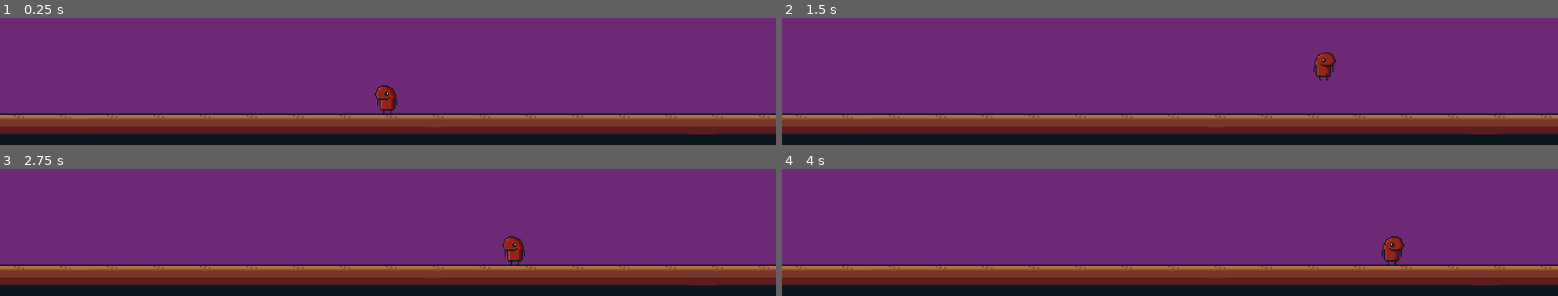
Above: before the commit, frames 1-4 (two rows, left to right).
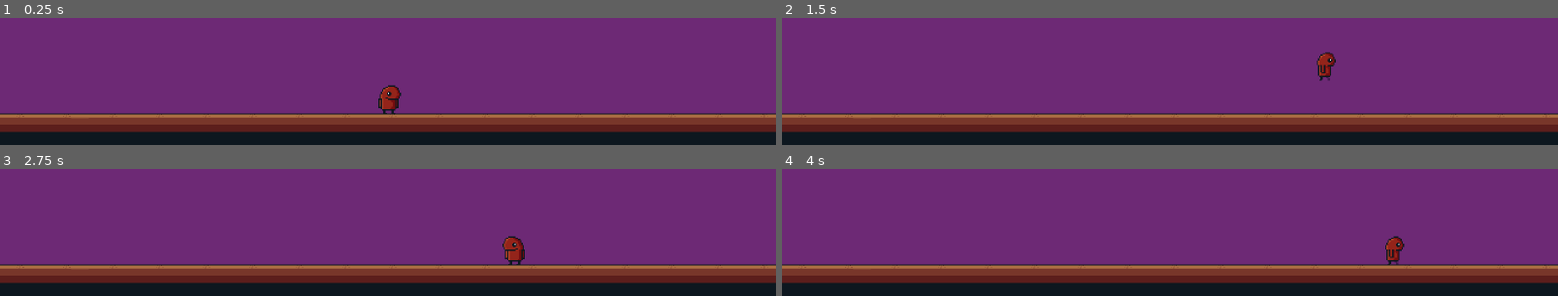
Above: after the commit, the same moments.

Repository: KilpikonnanKerma/ctc
Game: Godot game, scene res://scenes/scene_1.tscn
The game is run twice, just before and just after one commit, with the same random seed, the same clock (stepped at 60 frames per second) and the same inputs.
Inputs:
- Up to frame 1 (0.25 s): no input
- Up to frame 2 (1.5 s): tap Enter at 0.5 s; hold Shift (run) 0.53-1.28 s; hold D (mv_right) from 0.53 s (still down); tap Space (jump) at 0.77 s; tap Shift (run) at 1.35 s
- Up to frame 3 (2.75 s): tap Space (jump) at 1.52 s; release D (mv_right) at 2.03 s; hold A (mv_left) from 2.03 s (still down); hold Shift (run) from 2.03 s (still down)
- Up to frame 4 (4 s): release A (mv_left) at 2.78 s; release Shift (run) at 2.78 s; hold D (mv_right) from 2.78 s (still down); tap Shift (run) at 2.85 s; tap Space (jump) at 3.02, 3.77 s; hold Shift (run) from 3.53 s (still down)

The runs differ from the first frame. In frame 1, 5.8% of the frame differs, in the area x 0-100%, y 52-92%; in frame 2, 5.7%; in frame 3, 5.5%; in frame 4, 5.7%.

Commit message:
animations

Diff:
--- a/scenes/scene_1.tscn
+++ b/scenes/scene_1.tscn
@@ -1,10 +1,19 @@
-[gd_scene load_steps=9 format=3 uid="uid://b56dj5ds4rp8e"]
+[gd_scene load_steps=18 format=3 uid="uid://b56dj5ds4rp8e"]
 
 [ext_resource type="Script" path="res://scripts/player.gd" id="1_3hcg4"]
-[ext_resource type="Texture2D" uid="uid://goygooi12ch" path="res://sprites/player_idle_0.png" id="2_khy4q"]
-[ext_resource type="Texture2D" uid="uid://c23aqcqw8q28r" path="res://sprites/player_idle_0_right.png" id="3_bn1vj"]
+[ext_resource type="Texture2D" uid="uid://dgiwwopxgv7qw" path="res://sprites/player_idle_0_ver2.png" id="2_nl3ny"]
+[ext_resource type="Texture2D" uid="uid://br76cresuyot5" path="res://sprites/player_idle_1_ver2.png" id="3_u8p7q"]
 [ext_resource type="Texture2D" uid="uid://dstjvfa1phlf" path="res://sprites/maps/wall_01.png" id="4_84vrp"]
+[ext_resource type="Texture2D" uid="uid://c374smsv6tout" path="res://sprites/maps/floor_01_nobrdr.png" id="4_rxghq"]
+[ext_resource type="Texture2D" uid="uid://bjnt4lrca4puf" path="res://sprites/player_idle_2_ver2.png" id="4_s505m"]
 [ext_resource type="Texture2D" uid="uid://dirjy71u0jxra" path="res://sprites/maps/floor_01_nobrdr32x16.png" id="5_7pkgf"]
+[ext_resource type="Texture2D" uid="uid://blfon71mhks2m" path="res://sprites/player_idle_3_ver2.png" id="5_shntj"]
+[ext_resource type="Texture2D" uid="uid://46jbe0t57c4o" path="res://sprites/player_idle_0_right_ver2.png" id="6_h1xd8"]
+[ext_resource type="Texture2D" uid="uid://bqis2ktqbridh" path="res://sprites/player_walk_right_1c.png" id="7_sk0mn"]
+[ext_resource type="Texture2D" uid="uid://qnra4jiu2hr4" path="res://sprites/player_walk_right_2c.png" id="8_wrhv3"]
+[ext_resource type="Texture2D" uid="uid://cpip1cy4clqv8" path="res://sprites/player_walk_right_3c.png" id="9_coyeu"]
+[ext_resource type="Texture2D" uid="uid://bao8lgrqq0htw" path="res://sprites/player_walk_right_4c.png" id="10_euvqs"]
+[ext_resource type="Texture2D" uid="uid://dvme2tnlny2yw" path="res://sprites/player_walk_right_5c.png" id="11_1prv5"]
 
 [sub_resource type="RectangleShape2D" id="RectangleShape2D_v1d72"]
 size = Vector2(36, 40)
@@ -13,7 +22,22 @@
 animations = [{
 "frames": [{
 "duration": 1.0,
-"texture": ExtResource("2_khy4q")
+"texture": ExtResource("2_nl3ny")
+}, {
+"duration": 1.0,
+"texture": ExtResource("3_u8p7q")
+}, {
+"duration": 1.0,
+"texture": ExtResource("4_s505m")
+}, {
+"duration": 1.0,
+"texture": ExtResource("5_shntj")
+}, {
+"duration": 1.0,
+"texture": ExtResource("4_s505m")
+}, {
+"duration": 1.0,
+"texture": ExtResource("3_u8p7q")
 }],
 "loop": true,
 "name": &"idle",
@@ -21,19 +45,31 @@
 }, {
 "frames": [{
 "duration": 1.0,
-"texture": ExtResource("2_khy4q")
+"texture": ExtResource("6_h1xd8")
 }],
 "loop": true,
-"name": &"run_l",
+"name": &"walk_l",
 "speed": 5.0
 }, {
 "frames": [{
 "duration": 1.0,
-"texture": ExtResource("3_bn1vj")
+"texture": ExtResource("7_sk0mn")
+}, {
+"duration": 1.0,
+"texture": ExtResource("8_wrhv3")
+}, {
+"duration": 1.0,
+"texture": ExtResource("9_coyeu")
+}, {
+"duration": 1.0,
+"texture": ExtResource("10_euvqs")
+}, {
+"duration": 1.0,
+"texture": ExtResource("11_1prv5")
 }],
 "loop": true,
-"name": &"run_r",
-"speed": 5.0
+"name": &"walk_r",
+"speed": 4.0
 }]
 
 [sub_resource type="RectangleShape2D" id="RectangleShape2D_fjyij"]
@@ -54,7 +90,7 @@
 texture_filter = 1
 scale = Vector2(1.625, 1.625)
 sprite_frames = SubResource("SpriteFrames_hunum")
-animation = &"run_r"
+animation = &"walk_r"
 
 [node name="ml_01" type="StaticBody2D" parent="."]
 position = Vector2(-28, 415)
@@ -71,7 +107,8 @@
 
 [node name="Floor" type="Node2D" parent="ml_01"]
 
-[node name="Sprite2D2" type="Polygon2D" parent="ml_01/Floor"]
+[node name="Ground16x32" type="Polygon2D" parent="ml_01/Floor"]
+visible = false
 texture_filter = 1
 texture_repeat = 2
 position = Vector2(0, -5)
@@ -80,6 +117,18 @@
 texture_offset = Vector2(0, 8)
 texture_scale = Vector2(20, 1)
 polygon = PackedVector2Array(-16, 8, -16, -8, 16, -8, 16, 8, 16, 8)
+uv = PackedVector2Array(0, 16, 0, 0, 32, 0, 32, 16)
+polygons = [PackedInt32Array(0, 1, 2, 3)]
+
+[node name="Ground32x64" type="Polygon2D" parent="ml_01/Floor"]
+texture_filter = 1
+texture_repeat = 2
+position = Vector2(0, -5)
+scale = Vector2(40, 2)
+texture = ExtResource("4_rxghq")
+texture_offset = Vector2(0, 8)
+texture_scale = Vector2(40, 2)
+polygon = PackedVector2Array(-16, 8, -16, -8, 16, -8, 16, 8, 16, 8, 0.0489311, 8)
 uv = PackedVector2Array(0, 16, 0, 0, 32, 0, 32, 16)
 polygons = [PackedInt32Array(0, 1, 2, 3)]
 
--- a/scripts/player.gd
+++ b/scripts/player.gd
@@ -23,11 +23,14 @@
 			velocity.x = move_toward(velocity.x, direction * run_speed, run_speed * acceleration)
 		else:
 			velocity.x = move_toward(velocity.x, direction * WALK_SPEED, WALK_SPEED * acceleration)
+
 		if velocity.x > 0:
-			$AnimatedSprite2D.animation = "run_l"
+			$AnimatedSprite2D.animation = "walk_r"
 		elif velocity.x < 0:
-			$AnimatedSprite2D.animation = "run_r"
+			$AnimatedSprite2D.animation = "walk_l"
 	else:
 		velocity.x = move_toward(velocity.x, 0, WALK_SPEED * deceleration)
+		if is_on_floor():
+			$AnimatedSprite2D.play("idle")
 
 	move_and_slide()
Binary file added: sprites/player_idle_0_right_ver2.png
Not shown, added: sprites/player_idle_0_right_ver2.png.import
Binary file added: sprites/player_idle_0_ver2.png
Not shown, added: sprites/player_idle_0_ver2.png.import
Binary file added: sprites/player_idle_1.png
Not shown, added: sprites/player_idle_1.png.import
Binary file added: sprites/player_idle_1_ver2.png
Not shown, added: sprites/player_idle_1_ver2.png.import
Binary file added: sprites/player_idle_2.png
Not shown, added: sprites/player_idle_2.png.import
Binary file added: sprites/player_idle_2_ver2.png
Not shown, added: sprites/player_idle_2_ver2.png.import
(and 24 more such lines)
